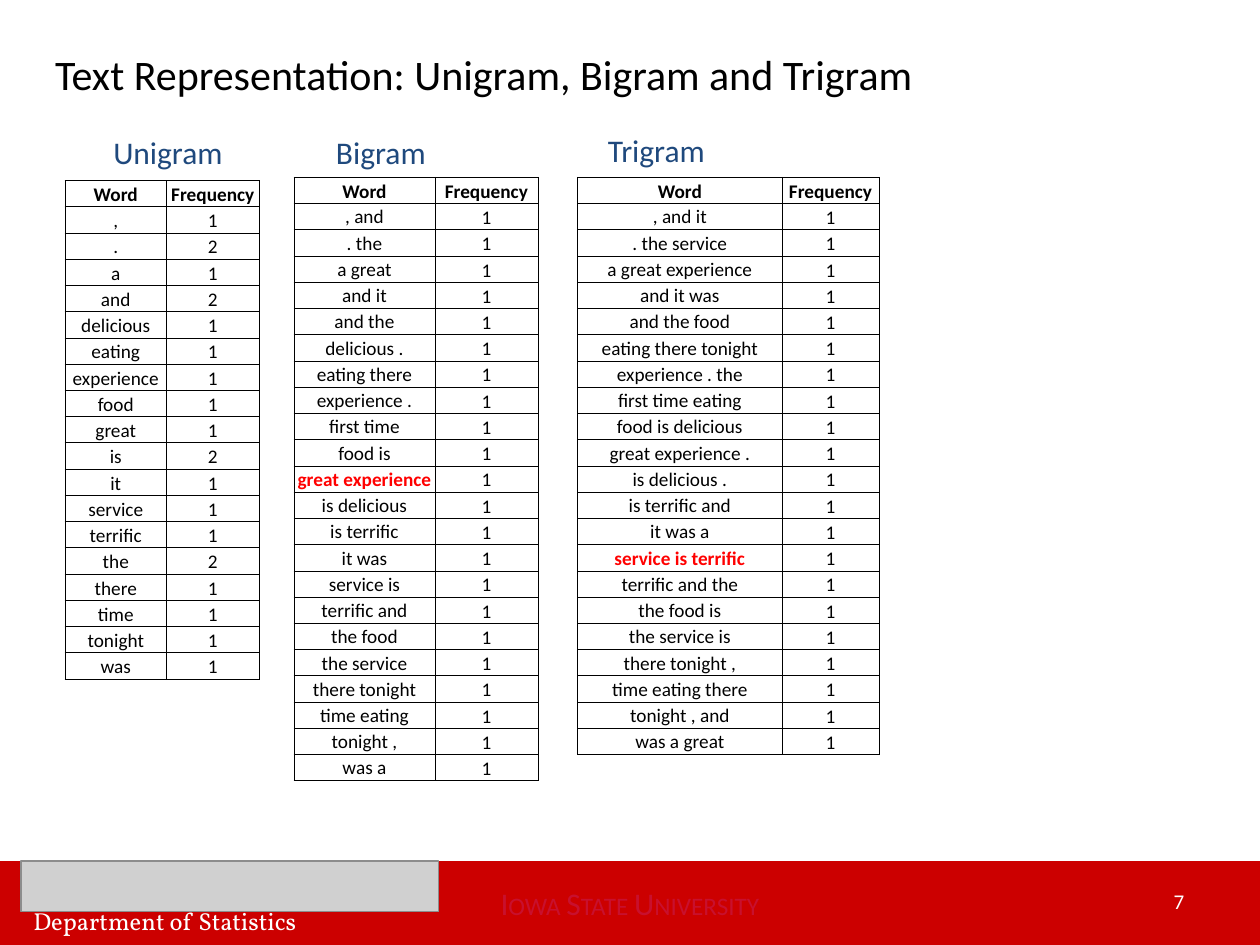
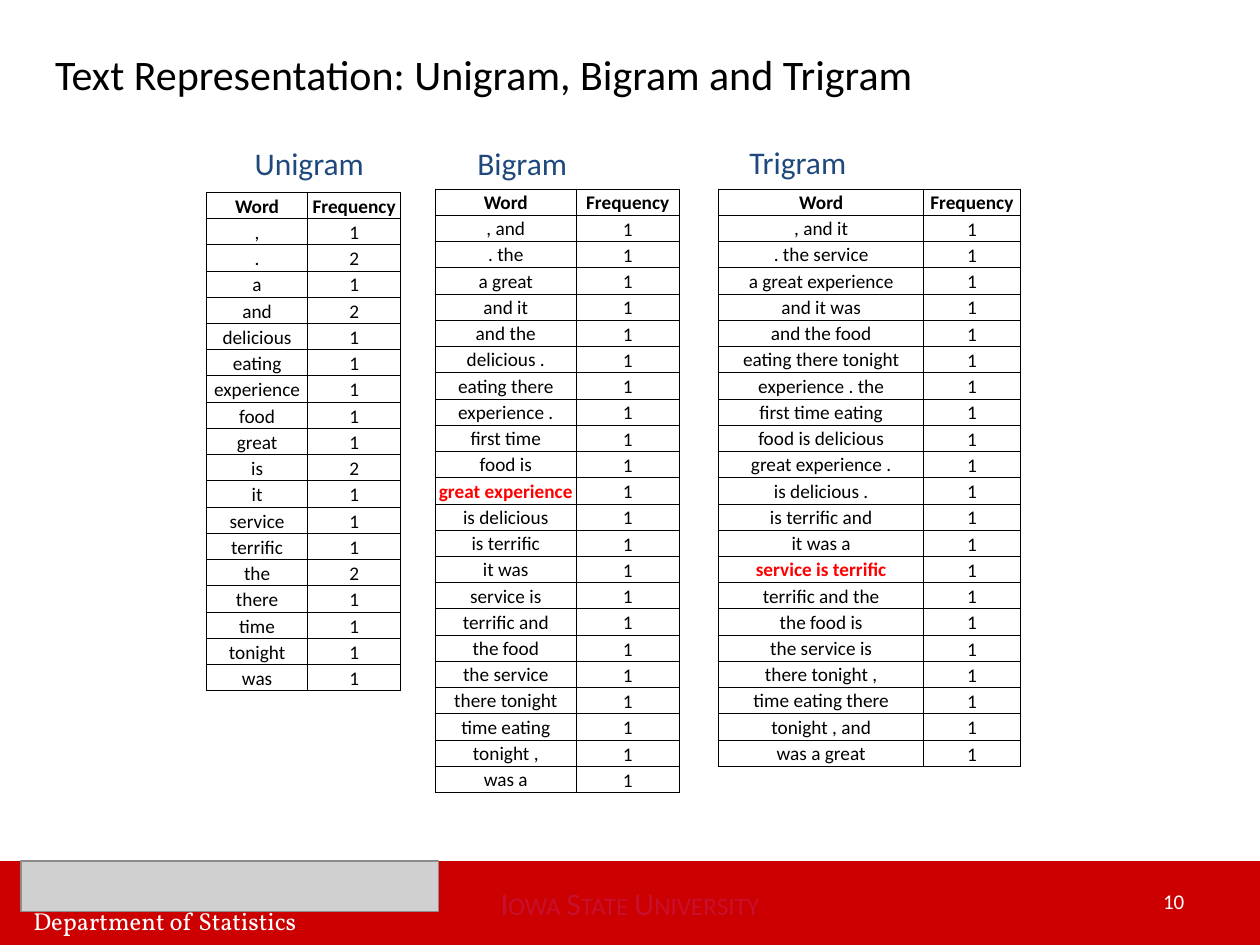
Before and after one commit to huwei95/Yelp_Text_Mining, a slide deck: slide 10 of Wei Hu Master of Statistics Final Oral Exam Apr 12.pptx (slide 7 before the commit). Drawn at 1260x945 pixels with LibreOffice and Linux fonts; fonts in the diff are those of the drawing; grey boxes stand for pictures. Boxes give left, top, right and bottom in pixels: in the first picture for what was removed or moved away, otherwise in the second. Text is boxed around its words. In the diff, an @@ line names an element or a change of style, - is before the commit and + after.

```diff
--- a/Wei Hu Master of Statistics Final Oral Exam Apr 12.pptx
+++ b/Wei Hu Master of Statistics Final Oral Exam Apr 12.pptx
@@ 2 texts, 1 table: place and size @@
-2 texts, 1 table at [66,142,426,679]
+2 texts, 1 table at [207,153,567,692]
@@ 2 tables, 1 text: place and size @@
-2 tables, 1 text at [294,140,878,781]
+2 tables, 1 text at [436,152,1021,793]
@@ page number at [1163,895,1184,909]: text changed @@
-7
+10
```
Also in this commit, not shown: 5 other slides changed, 22 slides added.
